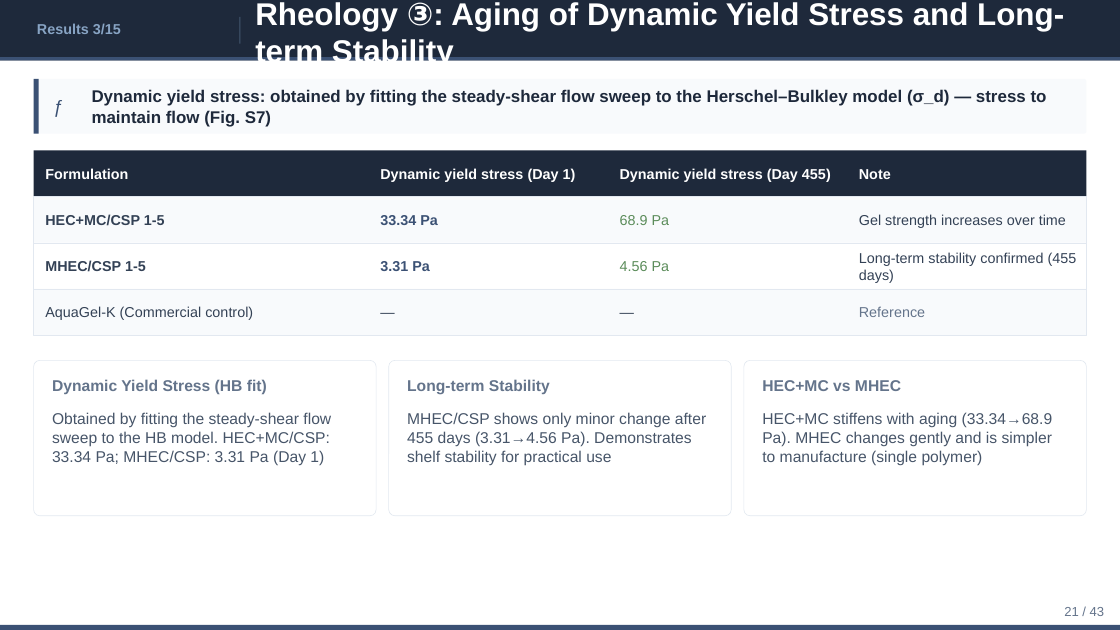
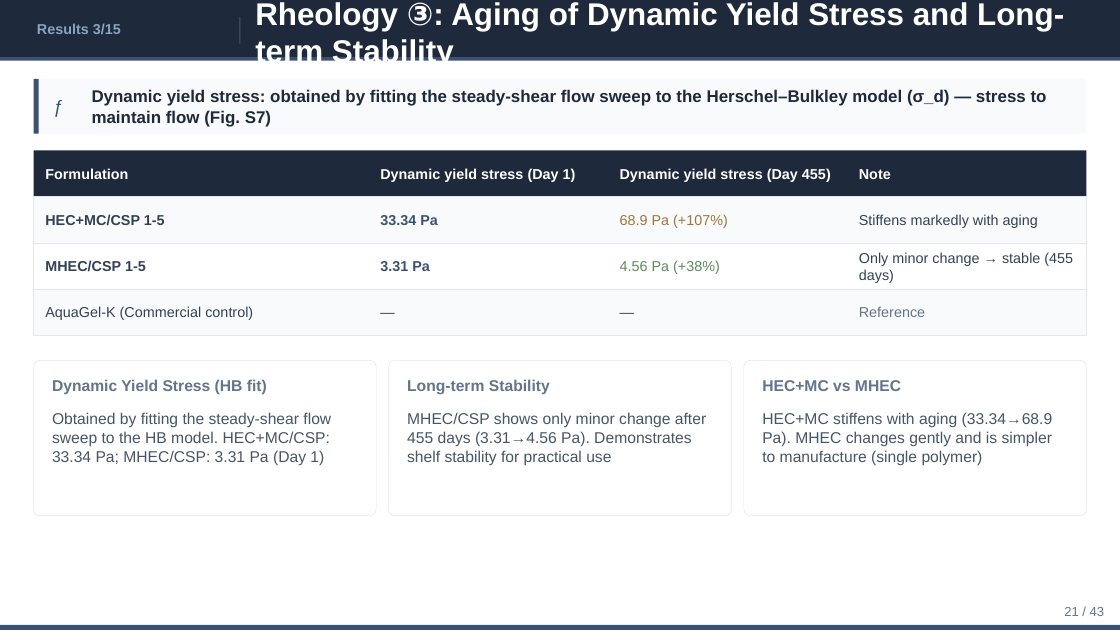
Before and after one commit to ytaisei0525-design/my-first-claude, a slide deck: slide 21 of slides_en.pptx. Drawn at 1120x630 pixels with LibreOffice and Linux fonts; fonts in the diff are those of the drawing. Boxes give left, top, right and bottom in pixels: in the first picture for what was removed or moved away, otherwise in the second. Text is boxed around its words. In the diff, an @@ line names an element or a change of style, - is before the commit and + after.

```diff
--- a/slides_en.pptx
+++ b/slides_en.pptx
@@ text at (620, 214, 728, 228): text changed; text colour #5B8C5A to #9F7639 @@
-68.9 Pa
+68.9 Pa (+107%)
@@ text at (859, 214, 1038, 228): text changed @@
-Gel strength increases over time
+Stiffens markedly with aging
@@ text at (620, 260, 720, 274): text changed @@
-4.56 Pa
+4.56 Pa (+38%)
@@ text at (859, 252, 1073, 283): text changed @@
-Long-term stability confirmed (455 days)
+Only minor change → stable (455 days)
```
Also in this commit, not shown: 1 other slide changed, 3 other files.
